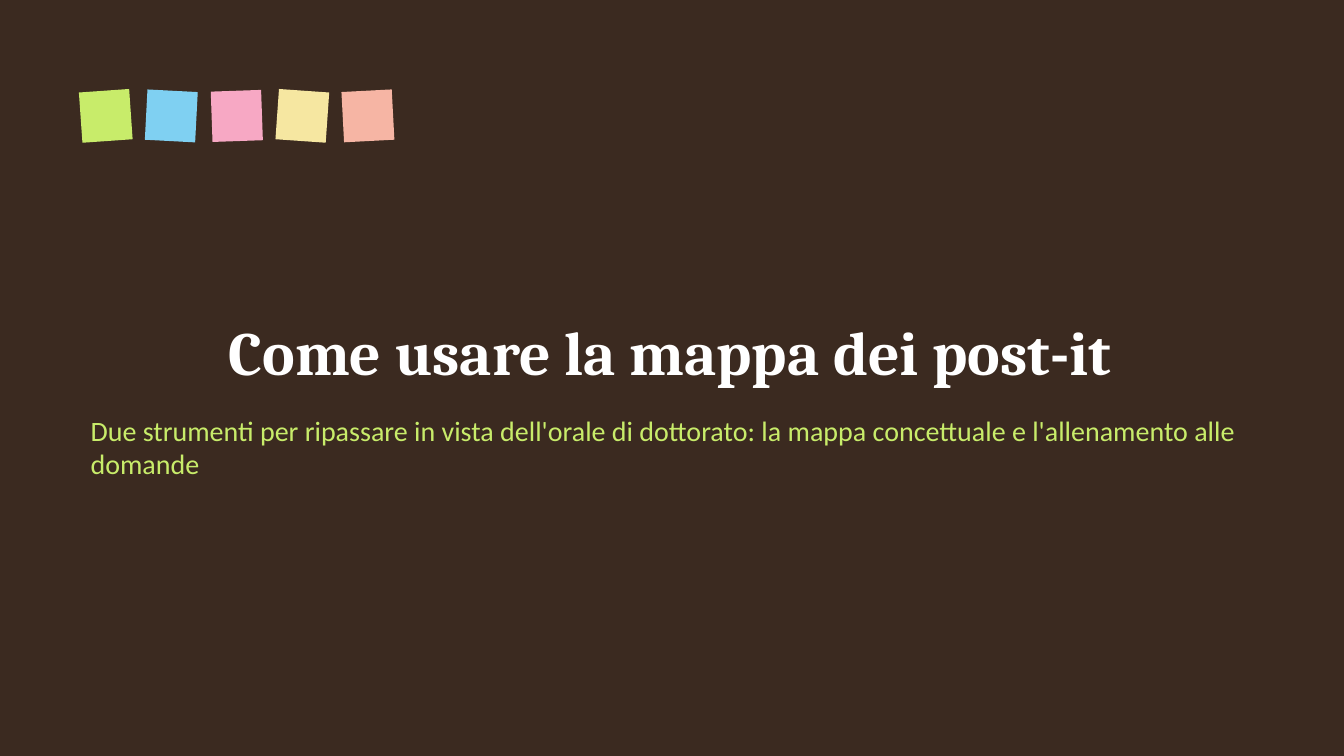
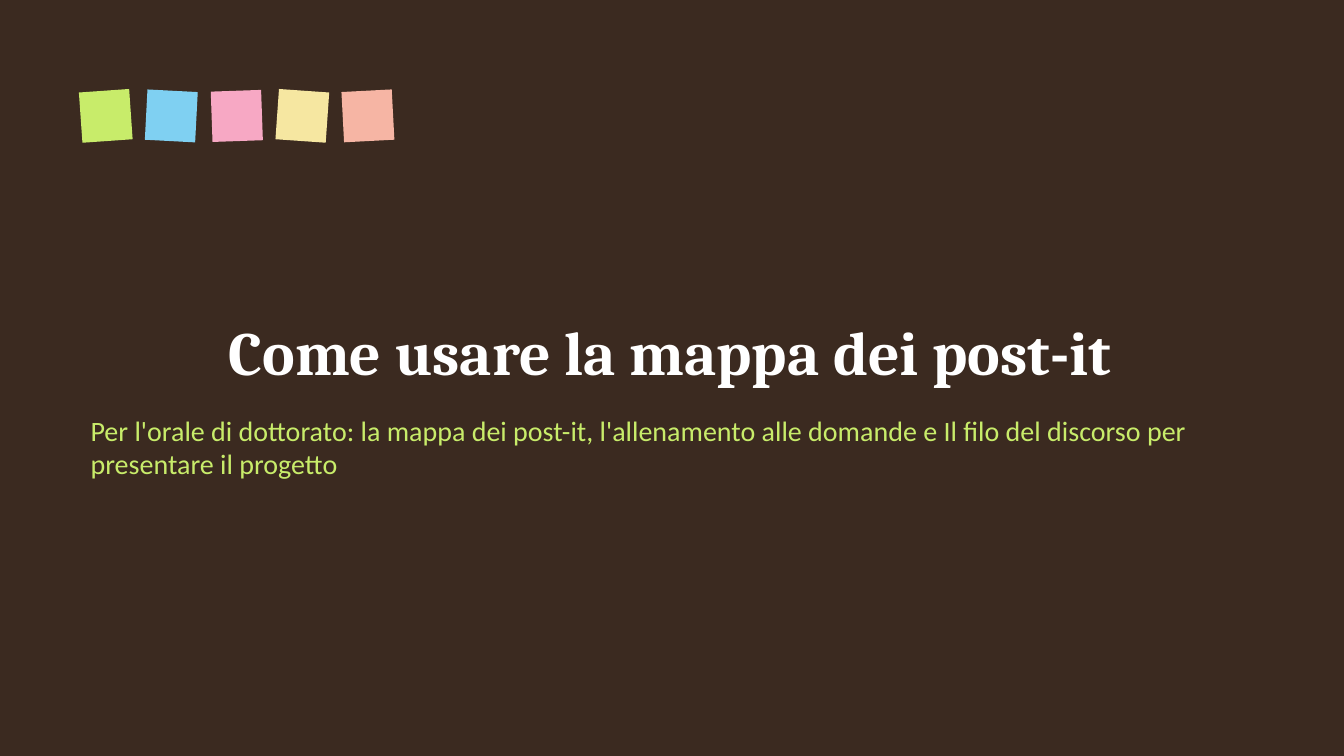
Before and after one commit to vignini/sentiment, a slide deck: slide 1 of presentazione/come-usare-la-mappa.pptx. Drawn at 1344x756 pixels with LibreOffice and Linux fonts; fonts in the diff are those of the drawing. Boxes give left, top, right and bottom in pixels: in the first picture for what was removed or moved away, otherwise in the second. Text is boxed around its words. In the diff, an @@ line names an element or a change of style, - is before the commit and + after.

```diff
--- a/presentazione/come-usare-la-mappa.pptx
+++ b/presentazione/come-usare-la-mappa.pptx
@@ text at (91,421,1185,479): text changed @@
-Due strumenti per ripassare in vista dell'orale di dottorato: la mappa concettuale e l'allenamento alle domande
+Per l'orale di dottorato: la mappa dei post-it, l'allenamento alle domande e Il filo del discorso per presentare il progetto
```
Also in this commit, not shown: 4 other slides changed, 2 slides added, 2 other files.
